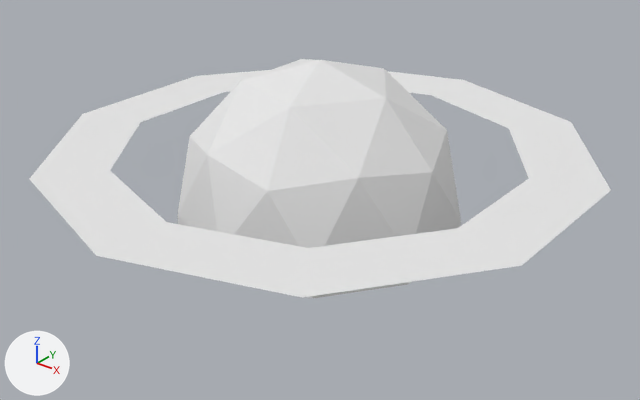
The Blender file Assets/Models/Socket_N.blend as it was, and as the next commit left it.
The view is the same before and after, from a 50 mm lens placed at (0.201, -0.252, 0.162), pointed at (0.007, -0.009, 0.012). Arrows for +X, +Y and +Z are at lower left; the lights stay in place.
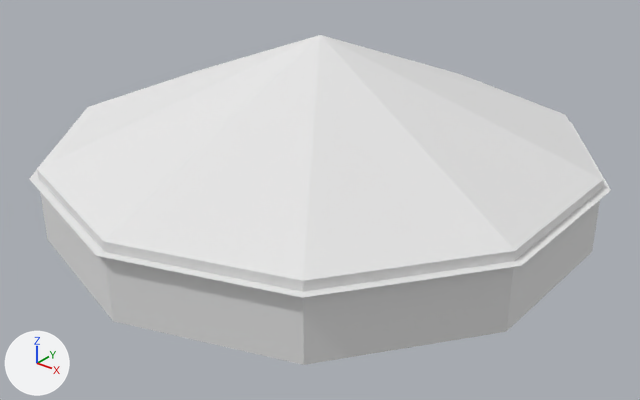
Where the change shows, as pixel boxes [x1, y1, x2, y2] in the pictures (640 x 400 px):
'Icosphere', reshaped (38% taller): before [29, 59, 611, 298]; after [29, 35, 611, 365]
part 1 of me_icosphere, added: after [37, 35, 603, 365]

What changed in the scene script:
```text
Add mat_m_hidden:
    mat_m_hidden = diffuse_material('M_Hidden')
    mat_m_hidden.base_color = (0.8, 0.8, 0.8)  # white #e7e7e7
Change me_icosphere:
    used by ob_icosphere; location = (0.0, 0.0, 0.0)
    remove me_icosphere.from_pydata(...)  # 86 vertices, 90 faces; spans x -0.104..0.104, y -0.11..0.11, z -0.004..0.064
    add me_icosphere.from_pydata(...)  # 116 vertices, 111 faces; spans x -0.104..0.104, y -0.11..0.11, z -0.004..0.074
    me_icosphere part 1: a new loose piece of 30 vertices spanning x -0.101..0.101, y -0.106..0.106, z 0.003..0.074, in mat_m_hidden (white #e7e7e7)
    add me_icosphere.materials.append(mat_m_hidden)  # white #e7e7e7
```
